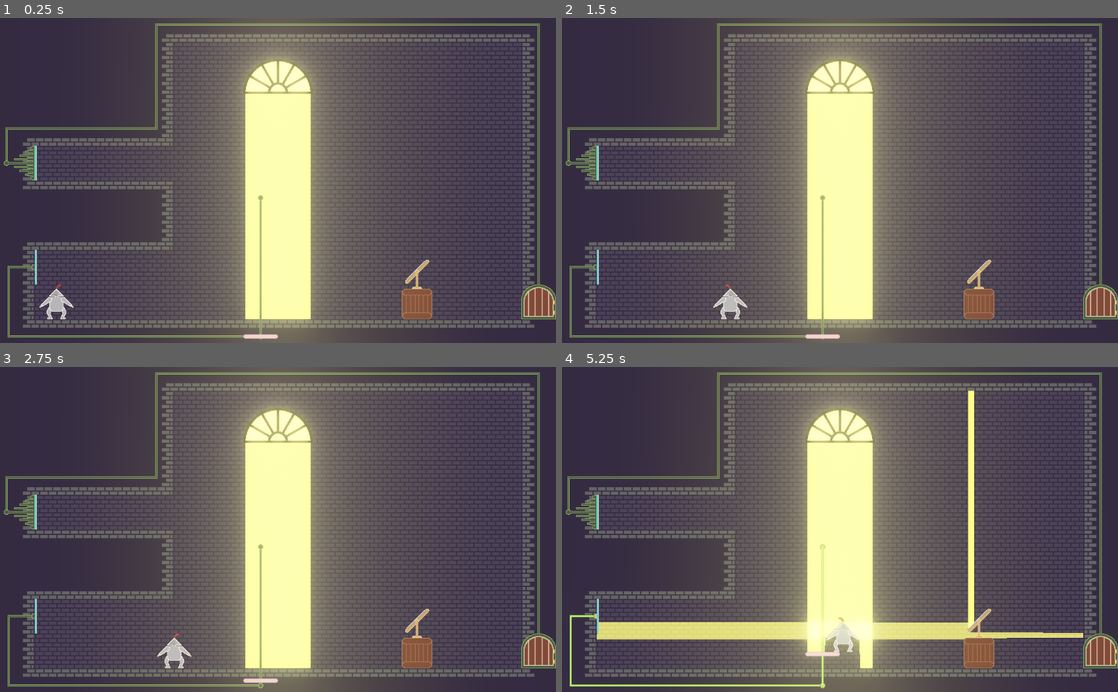
Above: before the commit, frames 1-4 (two rows, left to right).
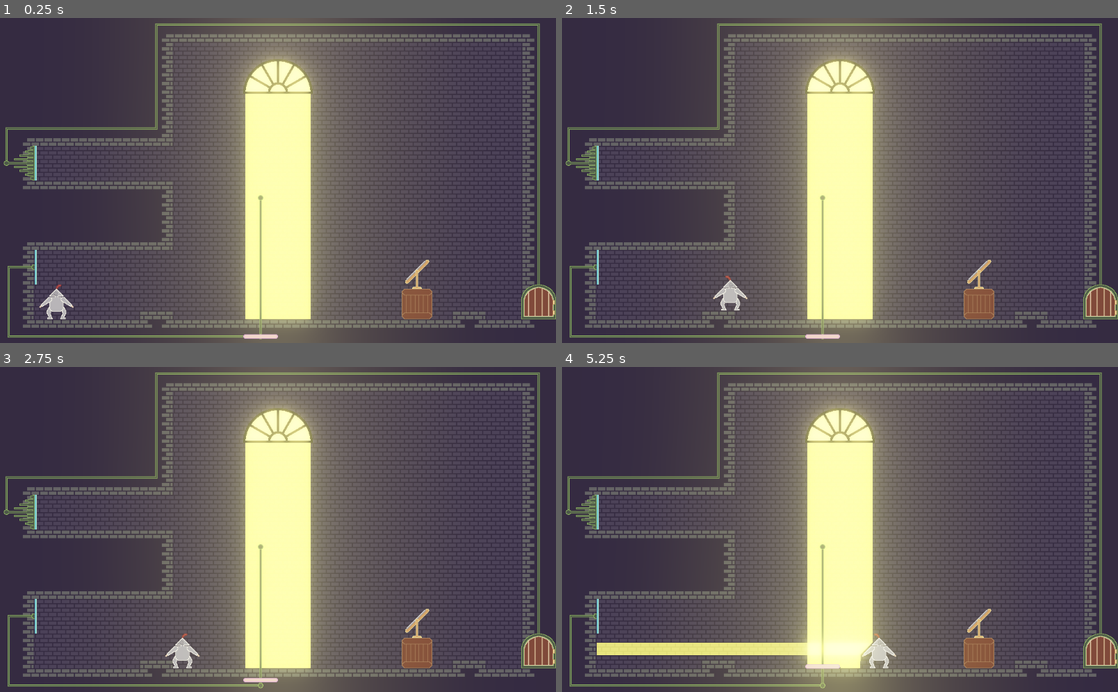
Above: after the commit, the same moments.

Repository: marc-jones/game-off-2022
Game: Godot game, scene res://nodes/levels/LevelX.tscn
Same seed, same stepped clock (60 frames per second), same inputs: the game is played once before the commit and once after it. This scene is started directly instead of the project's main scene.
Inputs:
- Up to frame 1 (0.25 s): no input
- Up to frame 2 (1.5 s): tap Enter at 0.5 s; hold Right (move_right) from 0.53 s (still down); tap Down (crouch) at 0.6, 1.35 s; tap Space (jump) at 0.77 s
- Up to frame 3 (2.75 s): tap Space (jump) at 1.52 s; release Right (move_right) at 2.03 s; hold Left (move_left) from 2.03 s (still down); tap Down (crouch) at 2.1 s
- Up to frame 4 (5.25 s): release Left (move_left) at 2.78 s; hold Right (move_right) 2.78-4.28 s; tap Down (crouch) every 0.75 s from 2.85 to 5.1 s; tap Space (jump) at 3.02, 3.77, 4.52 s; hold Left (move_left) 4.28-5.03 s; hold Right (move_right) from 5.03 s (still down)

The runs differ from the first frame. In frame 1, 0.3% of the frame differs, in the area x 25-88%, y 90-96%; in frame 2, 0.6%; in frame 3, 0.6%; in frame 4, 8.3%, in the area x 1-94%, y 7-100%.

Commit message:
Added stopper blocks

Diff:
--- a/nodes/TileSet.tres
+++ b/nodes/TileSet.tres
@@ -100,6 +100,9 @@
 
 [sub_resource type="ConvexPolygonShape2D" id=35]
 points = PoolVector2Array( 0, 0, 64, 0, 64, 64, 0, 64 )
+
+[sub_resource type="ConvexPolygonShape2D" id=36]
+points = PoolVector2Array( 0, 64, 0, 64, 0, 48, 64, 48, 64, 64 )
 
 [resource]
 0/name = "brick.png 0"
@@ -336,10 +339,10 @@
 3/texture = ExtResource( 2 )
 3/tex_offset = Vector2( 0, 0 )
 3/modulate = Color( 1, 1, 1, 1 )
-3/region = Rect2( 0, 0, 128, 64 )
+3/region = Rect2( 0, 0, 192, 64 )
 3/tile_mode = 1
 3/autotile/bitmask_mode = 1
-3/autotile/bitmask_flags = [ Vector2( 0, 0 ), 438, Vector2( 1, 0 ), 219 ]
+3/autotile/bitmask_flags = [ Vector2( 0, 0 ), 438, Vector2( 1, 0 ), 219, Vector2( 2, 0 ), 144 ]
 3/autotile/icon_coordinate = Vector2( 0, 0 )
 3/autotile/tile_size = Vector2( 64, 64 )
 3/autotile/spacing = 0
@@ -351,8 +354,15 @@
 3/navigation_offset = Vector2( 0, 0 )
 3/shape_offset = Vector2( 0, 0 )
 3/shape_transform = Transform2D( 1, 0, 0, 1, 0, 0 )
+3/shape = SubResource( 36 )
 3/shape_one_way = false
-3/shape_one_way_margin = 0.0
-3/shapes = [  ]
+3/shape_one_way_margin = 1.0
+3/shapes = [ {
+"autotile_coord": Vector2( 2, 0 ),
+"one_way": false,
+"one_way_margin": 1.0,
+"shape": SubResource( 36 ),
+"shape_transform": Transform2D( 1, 0, 0, 1, 0, 0 )
+} ]
 3/z_index = 0
 script = ExtResource( 4 )
--- a/nodes/levels/LevelX.tscn
+++ b/nodes/levels/LevelX.tscn
@@ -54,7 +54,7 @@
 collision_layer = 3
 collision_mask = 3
 format = 1
-tile_data = PoolIntArray( -1, 2, 1, -65536, 2, 2, -65535, 2, …(2477 unchanged characters)…  0, 524290, 0, 0, 524291, 0, 0, 524292, 0, 0, 524293, 0, 0, 524294, 0, 0, 524295, 0, 0, 524296, 0, 0, 524297, 0, 0, 524298, 0, 0, 524299, 0, 0, 524300, 0, 0, 524301, 0, 0, 524302, 0, 0, 524303, 3, 0, 524304, 3, 0, 524305, 3, 0, 524306, 2, 65539, 655359, 2, 65537, 589824, 2, 131076, 589825, 2, 2, 589826, 2, 2, 589827, 2, 2, 589828, 2, 2, 589829, 2, 2, 589830, 2, 2, 589831, 2, 2, 589832, 2, 2, 589833, 2, 2, 589834, 2, 2, 589835, 2, 2, 589836, 2, 2, 589837, 2, 2, 589838, 2, 2, 589839, 2, 4, 589840, 2, …(388 unchanged characters)…
+tile_data = PoolIntArray( -1, 2, 1, -65536, 2, 2, -65535, 2, …(2477 unchanged characters)…  0, 524290, 0, 0, 524291, 0, 0, 524292, 3, 2, 524293, 0, 0, 524294, 0, 0, 524295, 0, 0, 524296, 0, 0, 524297, 0, 0, 524298, 0, 0, 524299, 0, 0, 524300, 0, 0, 524301, 3, 2, 524302, 0, 0, 524303, 3, 0, 524304, 3, 0, 524305, 3, 0, 524306, 2, 65539, 655359, 2, 65537, 589824, 2, 131076, 589825, 2, 2, 589826, 2, 2, 589827, 2, 2, 589828, 2, 196614, 589829, 2, 2, 589830, 2, 2, 589831, 2, 2, 589832, 2, 2, 589833, 2, 2, 589834, 2, 2, 589835, 2, 2, 589836, 2, 2, 589837, 2, 196614, 589838, 2, 2, 589839, 2, 4, 589840, 2, …(388 unchanged characters)…
 
 [node name="Door" parent="." instance=ExtResource( 5 )]
 position = Vector2( 992, 524 )
Binary file changed: assets/tiles/blank.png
Not shown: 1 places in nodes/TileSet.tres that only renumber resources
